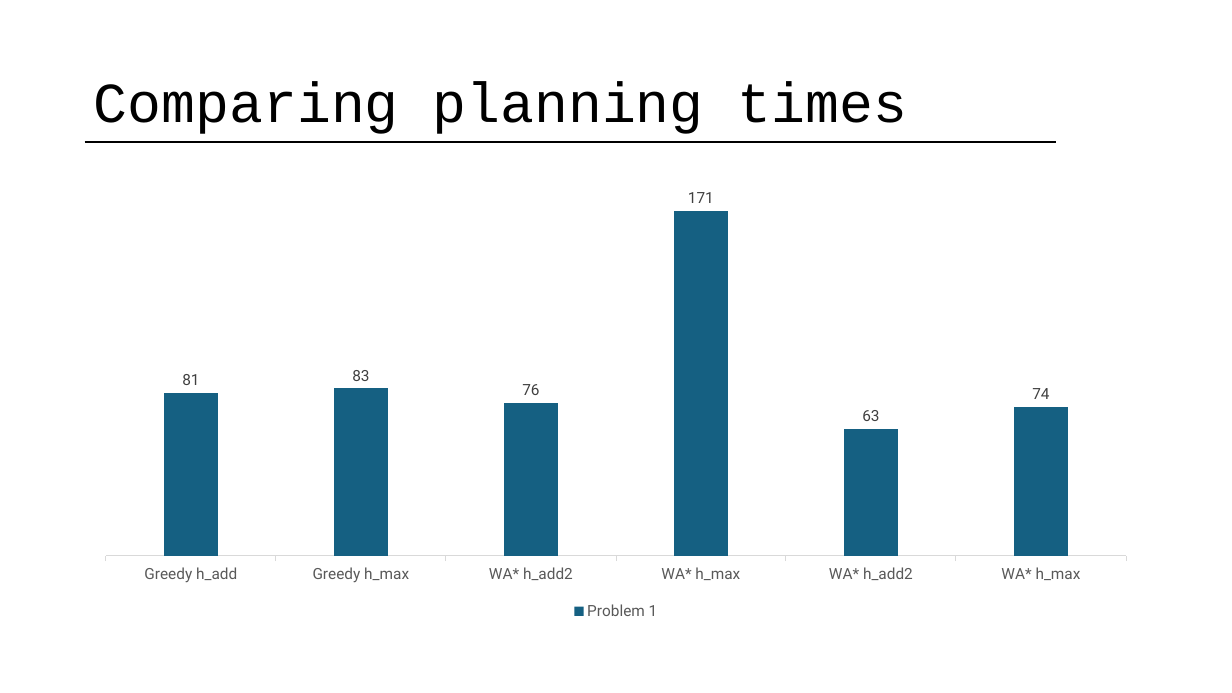
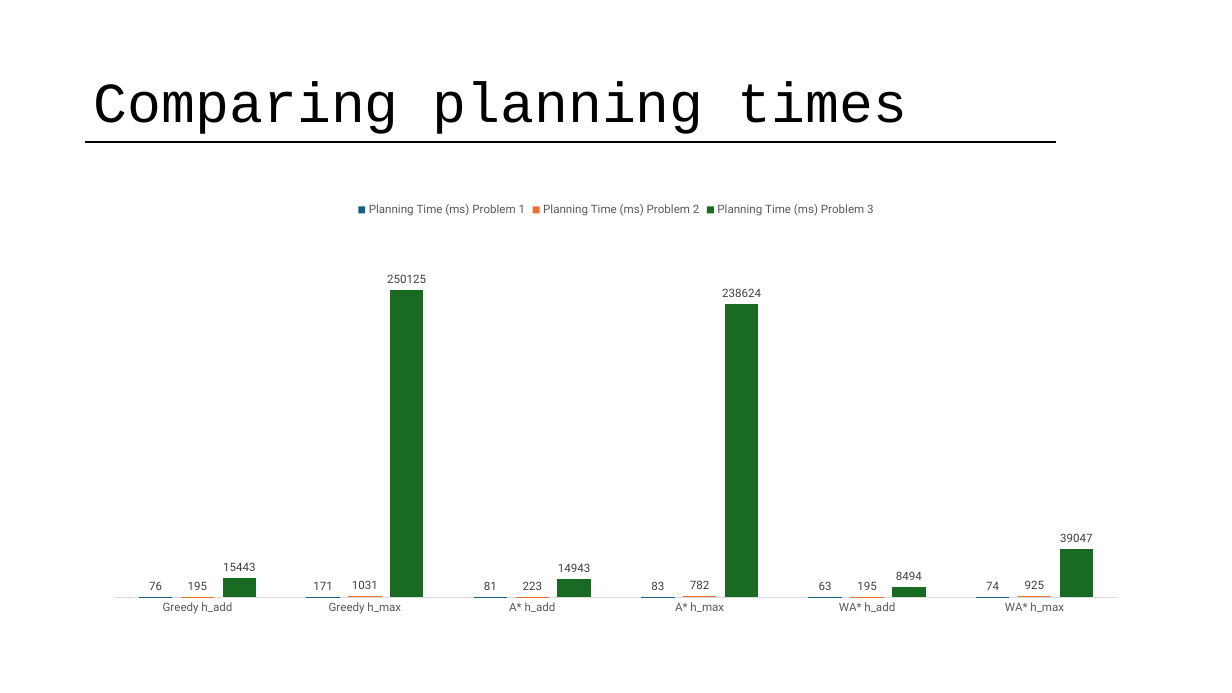
Before and after one commit to serenaragaglia/taxi_planning, a slide deck: slide 11 of documents/planning.pptx. Drawn at 1232x693 pixels with LibreOffice and Linux fonts; fonts in the diff are those of the drawing. Boxes give left, top, right and bottom in pixels: in the first picture for what was removed or moved away, otherwise in the second. Text is boxed around its words. In the diff, an @@ line names an element or a change of style, - is before the commit and + after.

```diff
--- a/documents/planning.pptx
+++ b/documents/planning.pptx
@@ column chart at [93, 193, 1140, 624] @@
-categories: Greedy h_add, Greedy h_max, WA* h_add2, WA* h_max, WA* h_add2, WA* h_max
+categories: Greedy h_add, Greedy h_max, A* h_add, A* h_max, WA* h_add, WA* h_max
-Problem 1: 81, 83, 76, 171, 63, 74
+Planning Time (ms)Problem 1: 76, 171, 81, 83, 63, 74
@@ data labels of Planning Time (ms)Problem 1 changed @@
+Planning Time (ms)Problem 2: 195, 1031, 223, 782, 195, 925
+Planning Time (ms)Problem 3: 15443, 250125, 14943, 238624, 8494, 39047
@@ legend changed @@
@@ category axis changed @@
@@ bar spacing changed @@
@@ column chart: place and size @@
-column chart at [85, 185, 1148, 625]
+column chart at [93, 193, 1140, 624]
```
Also in this commit, not shown: 6 other slides changed, 1 slide added, 1 other file.
